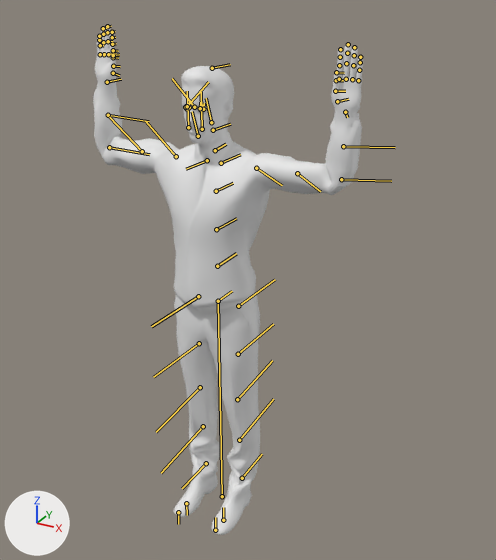
Before and after pictures for a commit that changed the Blender file BoneEric.blend.
Rendered twice from a camera (50 mm lens) standing at (0.502, -0.818, 0.837) and looking at (0.039, 0.024, 0.416). Arrows for +X, +Y and +Z are at lower left; the lights stay in place. Both versions are drawn at the pose saved in each file; the numbers are the values there. The bones that bend it are drawn over the model as lines.

In view in the first picture: 'rp_eric_rigged_001_geo'.
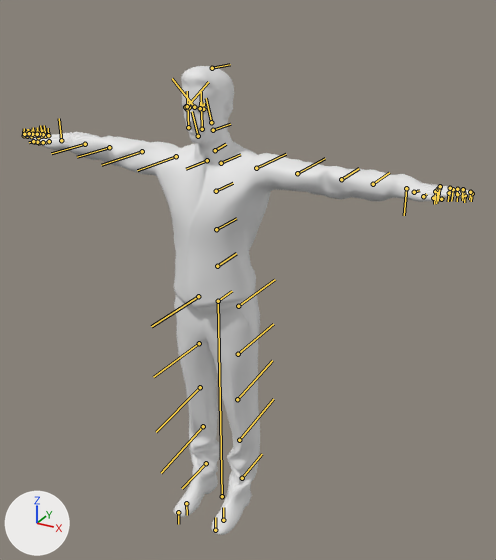
Boxes [x1, y1, x2, y2] around the edits, measured in the pictures (496 x 560 px):
'rp_eric_rigged_001_geo', posed (66% wider, 8% shorter)
    before: [93, 26, 363, 535]
    after: [23, 66, 473, 535]
bone 'upperarm_l', root to tip
    before: (256, 168) to (282, 185)
    after: (256, 168) to (286, 154)
bone 'lowerarm_l', root to tip
    before: (341, 179) to (391, 181)
    after: (341, 179) to (359, 168)
bone 'upperarm_r', root to tip
    before: (176, 156) to (145, 121)
    after: (176, 156) to (137, 170)
bone 'lowerarm_r', root to tip
    before: (109, 147) to (149, 154)
    after: (109, 147) to (77, 157)

The edits, one by one:
Bone 'upperarm_l' (bone_upperarm_l) turns from (-29, 0, 0) to (0, 0, 0) degrees about its own x, y and z.
Bone 'lowerarm_l' (bone_lowerarm_l) turns from (24, -61, -89) to (0, 0, 0) degrees about its own x, y and z.
Bone 'upperarm_r' (bone_upperarm_r) turns from (-42, 0, 0) to (0, 0, 0) degrees about its own x, y and z.
Bone 'lowerarm_r' (bone_lowerarm_r) turns from (1, -47, -94) to (0, 0, 0) degrees about its own x, y and z.
